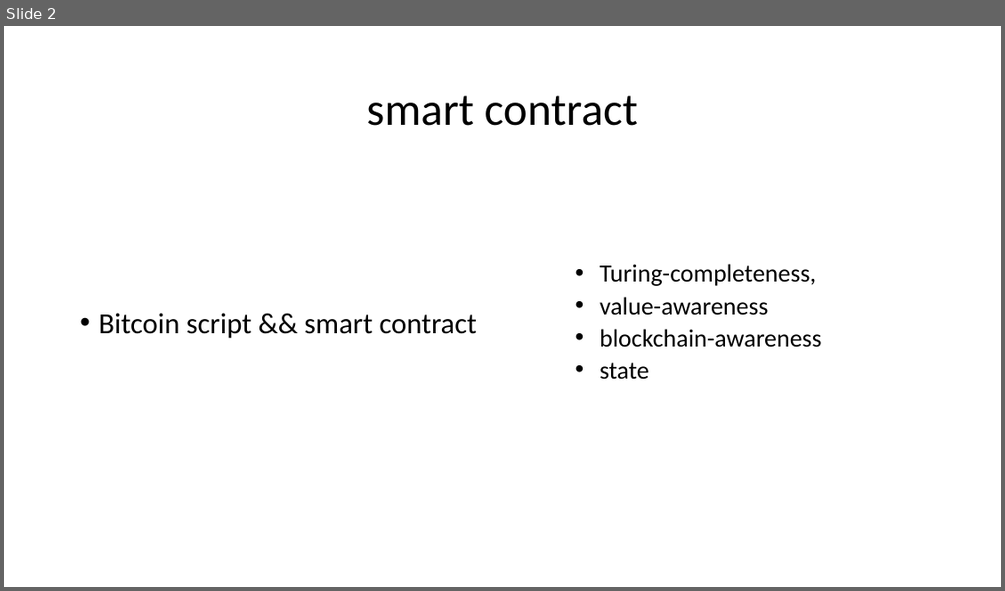
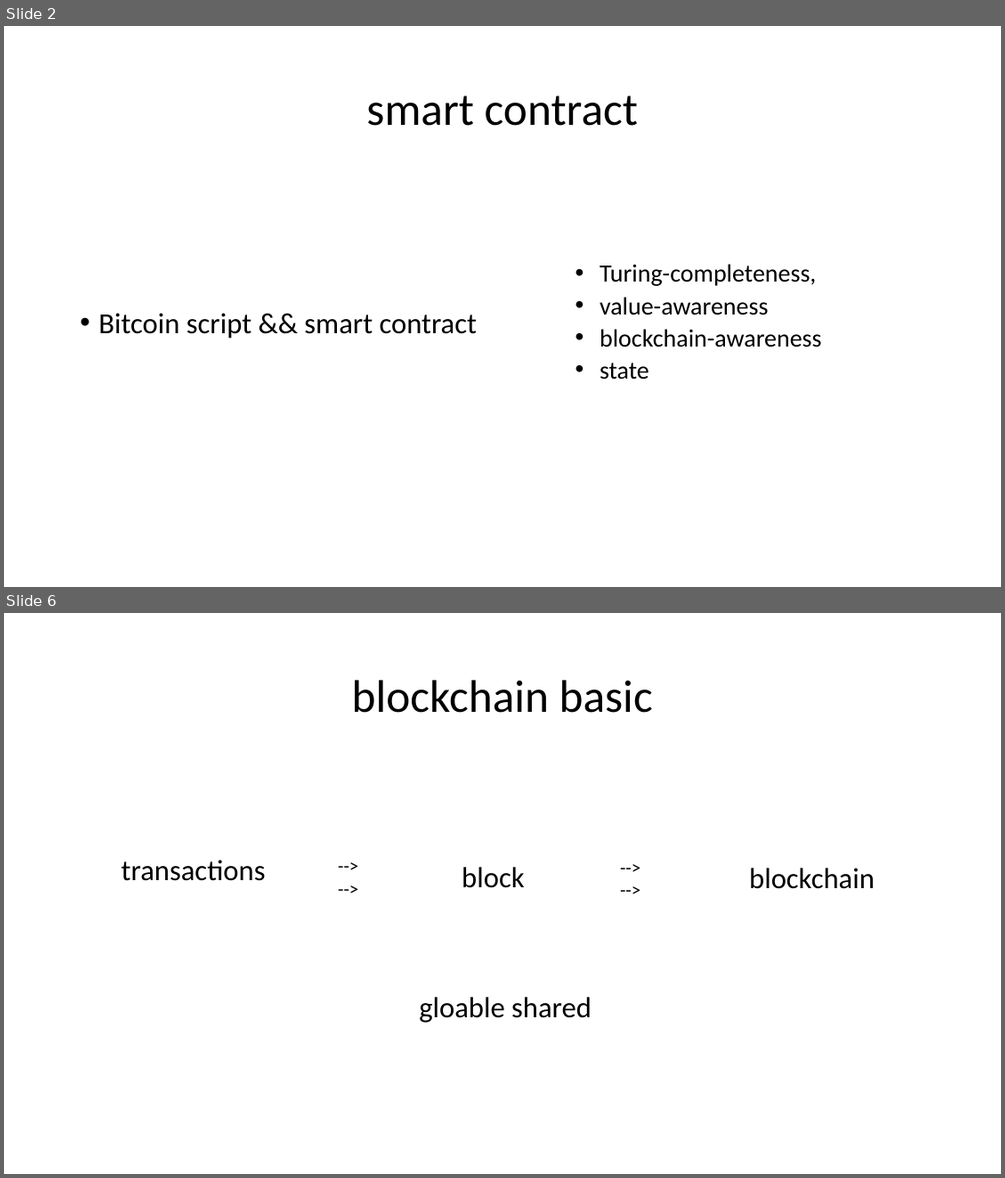
Before and after one commit to kaikai1024/ethereum-me, a slide deck: contract_me.pptx. Shown one above the other, each under a label of ours: slide 2 before the commit, slides 2 and 6 after it; the slides between them are not shown. The pictures are 1005x591 and 1005x1178 pixels, drawn with LibreOffice and Linux fonts; fonts in the diff are those of the drawing. Boxes give left, top, right and bottom in pixels: in the first picture for what was removed or moved away, otherwise in the second. Text is boxed around its words. In the diff, an @@ line names an element or a change of style, - is before the commit and + after.

```diff
--- a/contract_me.pptx
+++ b/contract_me.pptx
@@ slide 6 added at <box>4,613,1001,1174</box>, background #FFFFFF @@
@@ title added at <box>352,680,653,713</box>, 44 pt, text #000000 @@
+blockchain basic
@@ text added at <box>279,850,418,902</box>, 18 pt, text #000000 @@
+-->
+-->
@@ text added at <box>561,852,700,905</box>, 18 pt, text #000000 @@
+-->
+-->
@@ text added at <box>121,860,266,881</box>, 28 pt, text #000000 @@
+transactions
@@ text added at <box>461,867,524,888</box>, 28 pt, text #000000 @@
+block
@@ text added at <box>749,868,874,889</box>, 28 pt, text #000000 @@
+blockchain
@@ text added at <box>419,997,591,1022</box>, 28 pt, text #000000 @@
+gloable shared
```
Also in this commit, not shown: 2 slides changed, 17 other slides added, 4 other files.
